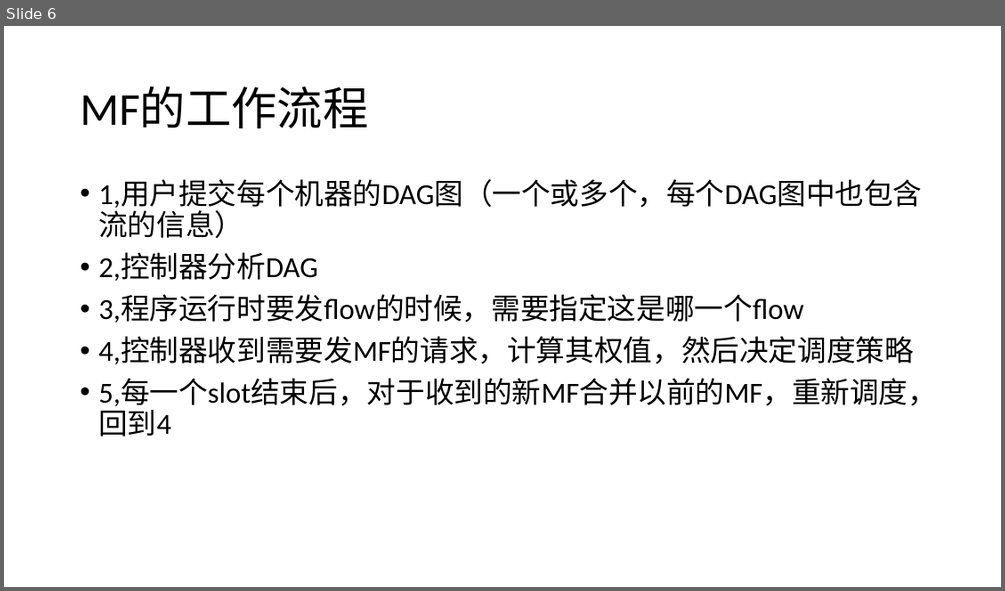
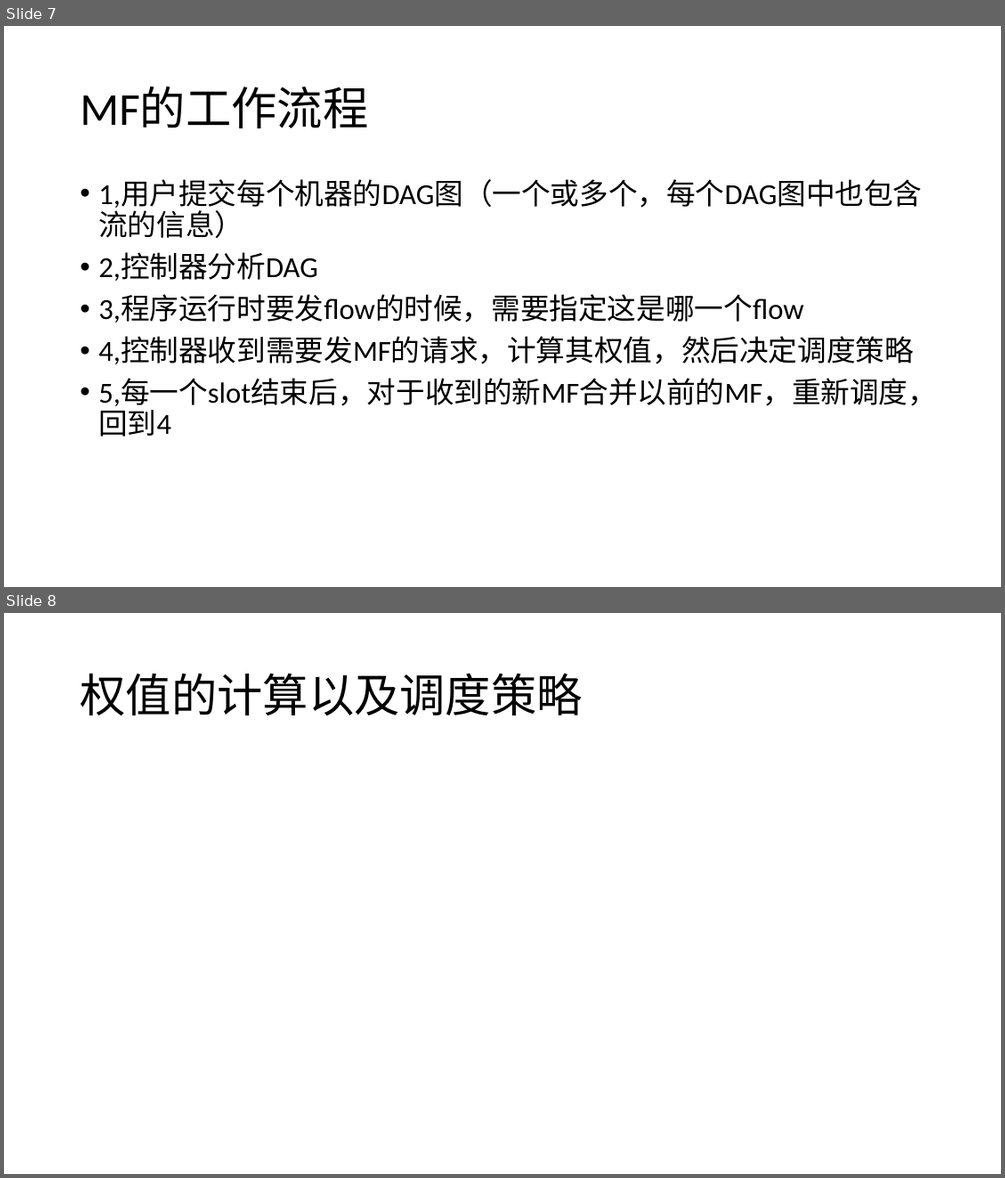
Before and after one commit to fhowen/metaflow, a slide deck: document/microflow.pptx. Shown one above the other, each under a label of ours: slide 6 before the commit, slides 7 and 8 after it. The pictures are 1005x591 and 1005x1178 pixels, drawn with LibreOffice and Linux fonts; fonts in the diff are those of the drawing. Boxes give left, top, right and bottom in pixels: in the first picture for what was removed or moved away, otherwise in the second. Text is boxed around its words. In the diff, an @@ line names an element or a change of style, - is before the commit and + after.

```diff
--- a/document/microflow.pptx
+++ b/document/microflow.pptx
@@ slide 8 added at <box>4,613,1001,1174</box>, background #FFFFFF @@
@@ title added at <box>80,673,582,716</box>, 44 pt, text #000000 @@
+权值的计算以及调度策略
@@ what was slide 6 is now slide 7 @@
```
Also in this commit, not shown: 1 other slide added.
